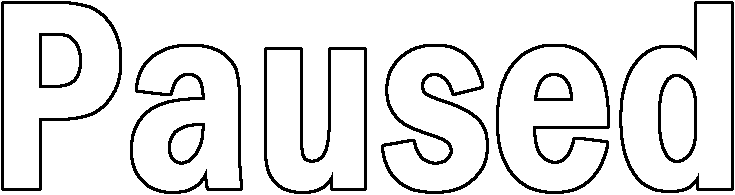
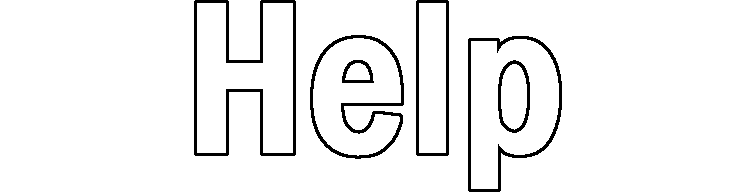
Revision of a layered 735x195 image; what changed, layer by layer:
added layer "Help" above "Paused" over bbox(1, 0, 734, 194)
hid "Paused" over bbox(1, 0, 734, 194)
hid "Layer 2" over bbox(1, 0, 734, 194)
